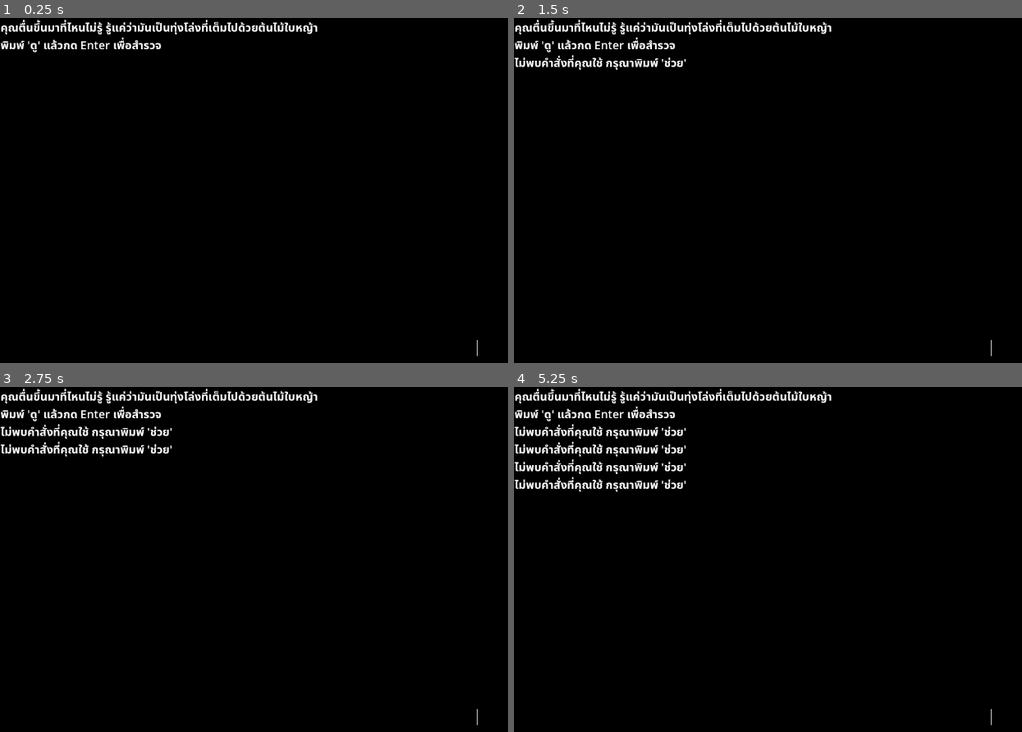
Above: before the commit, frames 1-4 (two rows, left to right).
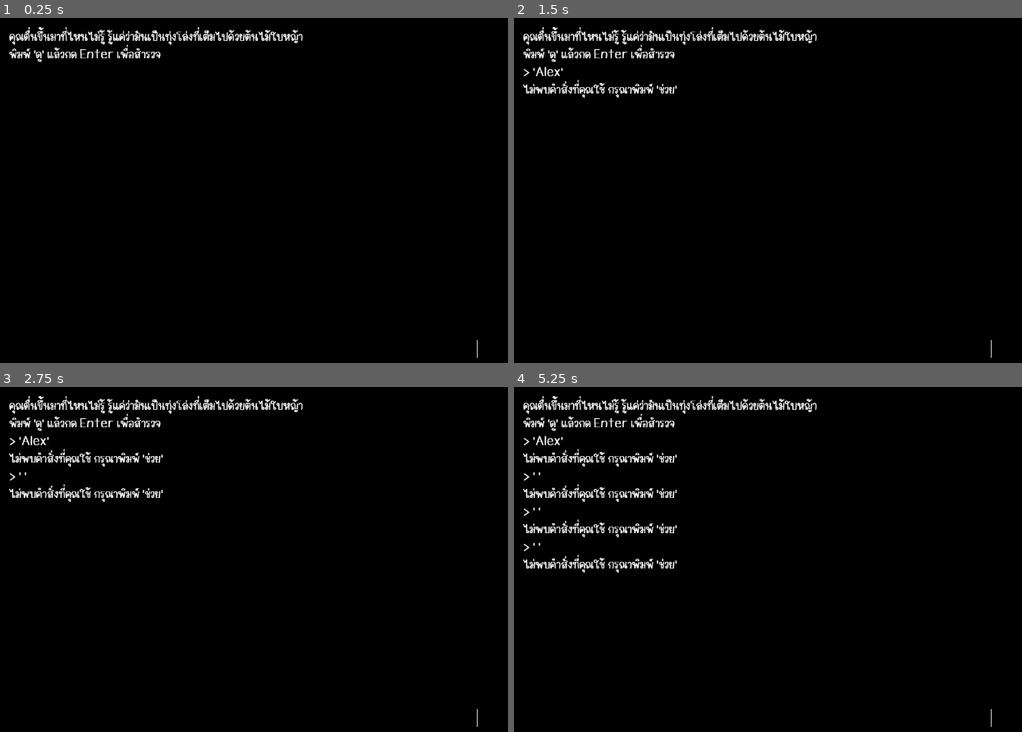
Above: after the commit, the same moments.

Repository: AcekeyHusky/project-odon
Game: Godot game, scene res://game.tscn
Two runs of this game, one before a commit and one after it. Both use one fixed random seed, a clock stepped at 60 frames per second and the inputs below.
Inputs (mouse positions are in pixels of both pictures, inside the frame that each line leads up to):
- Up to frame 1 (0.25 s): no input
- Up to frame 2 (1.5 s): click (outside the picture) at 0.52 s; type "Alex" at 0.6 s; tap Enter (enter) at 1.25, 1.35 s
- Up to frame 3 (2.75 s): tap Space at 2 s; tap Enter (enter) at 2.1 s
- Up to frame 4 (5.25 s): tap Enter (enter) at 2.75, 2.85, 3.6, 4.25, 4.35, 5.1 s; tap Space at 3.5, 5 s

The runs differ from the first frame. In frame 1, 2.9% of the frame differs, in the area x 0-95%, y 0-99%; in frame 2, 3.9%; in frame 3, 4.9%; in frame 4, 7.0%.

Commit message:
Add Theme Node, Update Help

Diff:
--- /dev/null
+++ b/assets/themes/theme_01.tres
@@ -0,0 +1,6 @@
+[gd_resource type="Theme" load_steps=2 format=3 uid="uid://b0deih8fdao70"]
+
+[ext_resource type="FontFile" uid="uid://kitgidylguyc" path="res://assets/fonts/MNW PidTermLaew.ttf" id="1_qwg76"]
+
+[resource]
+default_font = ExtResource("1_qwg76")
--- a/game.tscn
+++ b/game.tscn
@@ -1,9 +1,10 @@
-[gd_scene load_steps=8 format=3 uid="uid://dwd6iobkvqiah"]
+[gd_scene load_steps=9 format=3 uid="uid://dwd6iobkvqiah"]
 
 [ext_resource type="Script" path="res://script/game.gd" id="1_bh3ms"]
 [ext_resource type="Script" path="res://script/gameManger.gd" id="1_vc8se"]
 [ext_resource type="Script" path="res://script/events.gd" id="2_k2c50"]
 [ext_resource type="Script" path="res://script/commands.gd" id="3_3w2aq"]
+[ext_resource type="Theme" uid="uid://b0deih8fdao70" path="res://assets/themes/theme_01.tres" id="3_ep55m"]
 [ext_resource type="Script" path="res://script/places.gd" id="4_t4l5y"]
 [ext_resource type="Script" path="res://script/world.gd" id="6_aakde"]
 
@@ -32,14 +33,15 @@
 anchors_preset = 0
 offset_right = 40.0
 offset_bottom = 40.0
+theme = ExtResource("3_ep55m")
 script = ExtResource("1_vc8se")
 
 [node name="Logs" type="RichTextLabel" parent="GameManager"]
 layout_mode = 0
-offset_left = 1.0
-offset_top = 2.0
-offset_right = 1153.0
-offset_bottom = 644.0
+offset_left = 16.0
+offset_top = 16.0
+offset_right = 1136.0
+offset_bottom = 632.0
 auto_translate = false
 localize_numeral_system = false
 theme_override_font_sizes/normal_font_size = 20
--- a/script/commands.gd
+++ b/script/commands.gd
@@ -4,6 +4,22 @@
 @onready var game = $".."
 @onready var logs = get_node("../Logs")
 
+var commands_list = [
+	{
+		"cmd": ["ดู", "เบิ่ง"],
+		"desc": "คำอธิบาย",
+		"fun": Callable(self, "cmd_look"),
+		"visible_in_help": true,
+	},
+	{
+		"cmd": "ค้น",
+		"desc": "คำอธิบาย",
+		"fun": Callable(self, "cmd_search"),
+		"visible_in_help": true,
+	},
+
+	# เพิ่มต่อให้ครบด้วยจ้า.....
+]
 
 var msg0:String
 var msg1:String
@@ -32,7 +48,14 @@
 	logs.clear()
 
 func cmd_help():
-	game.printf("ช่วยตัวเองไปก่อนนะ")
+	game.printf("ดูเหมือนว่าคุณจะสามารถทำสิ่งต่อไปนี้ได้.....")
+	for _cmd in commands_list.filter(func(item): return item['visible_in_help'] == true ):
+		var _display_cmd = ""
+		if ( typeof(_cmd.cmd) == TYPE_ARRAY ):
+			_display_cmd = ", ".join( PackedStringArray(_cmd.cmd) )
+		else:
+			_display_cmd = _cmd.cmd
+		game.printf( "- %s ( %s )" % [ _display_cmd, _cmd.desc ] )
 
 func cmd_go():
 	if game.shall_pass():
--- a/script/gameManger.gd
+++ b/script/gameManger.gd
@@ -36,6 +36,7 @@
 	$TextEdit.clear()
 
 func run_command(text):
+	printf("> '%s'" % text)
 	if text == "ค้น":
 		$Commands.cmd_search()
 	elif text == "ดู" or text == "เบิ่ง":
Binary file added: assets/fonts/MNW PidTermLaew Bold.ttf
Not shown, added: assets/fonts/MNW PidTermLaew Bold.ttf.import
Binary file added: assets/fonts/MNW PidTermLaew Thin.ttf
Not shown, added: assets/fonts/MNW PidTermLaew Thin.ttf.import
Binary file added: assets/fonts/MNW PidTermLaew.ttf
Not shown, added: assets/fonts/MNW PidTermLaew.ttf.import
